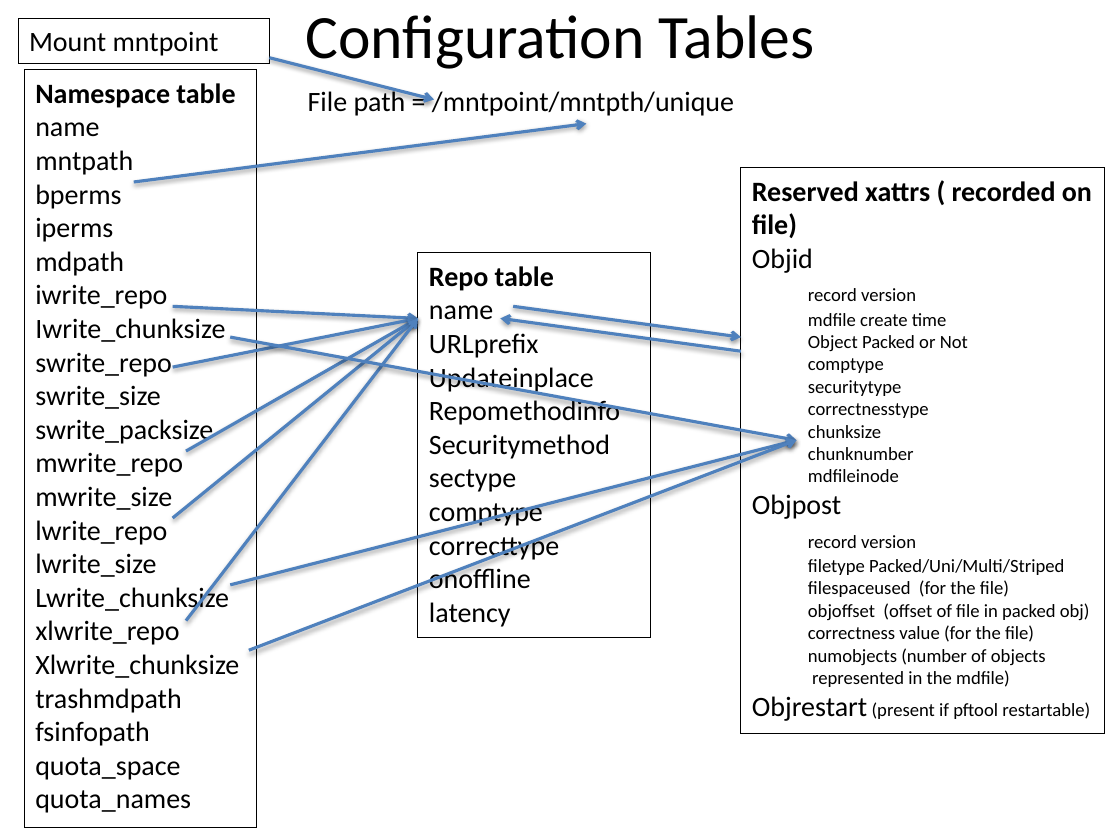
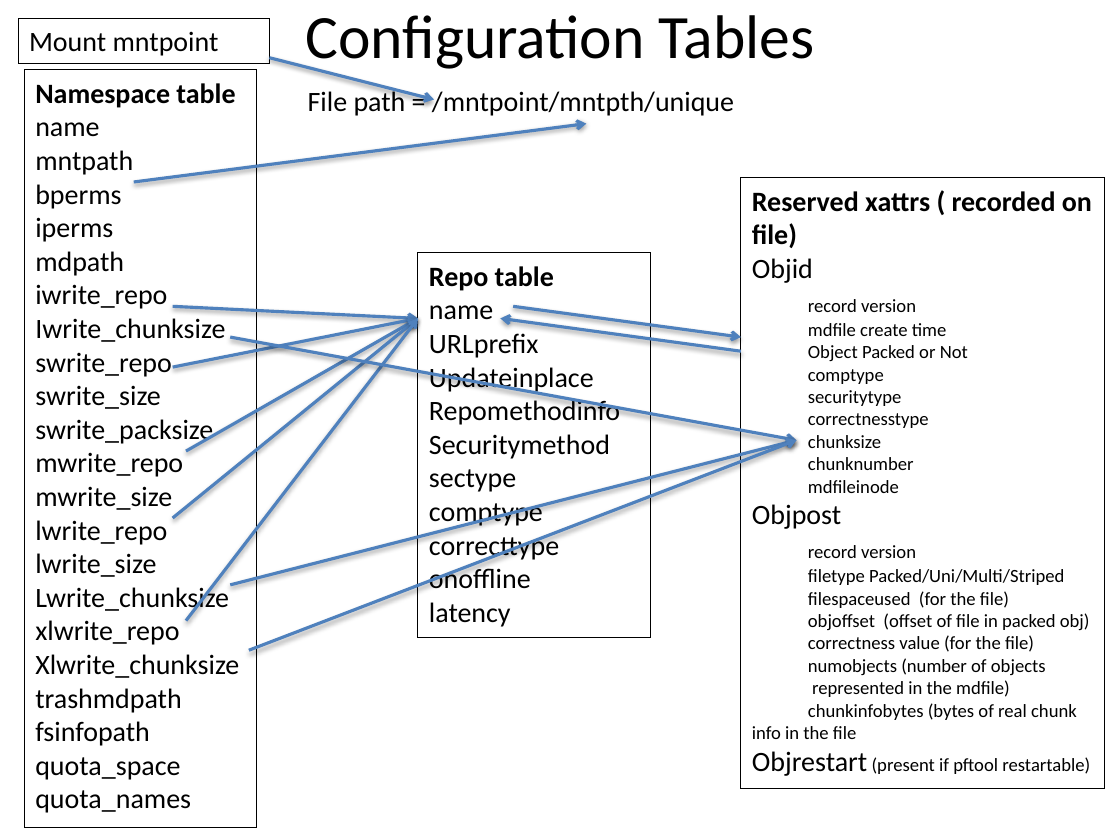
Before and after one commit to mar-file-system/marfs, a slide deck: slide 7 of Documentation/MarFS.pptx. Drawn at 1120x840 pixels with LibreOffice and Linux fonts; fonts in the diff are those of the drawing. Boxes give left, top, right and bottom in pixels: in the first picture for what was removed or moved away, otherwise in the second. Text is boxed around its words. In the diff, an @@ line names an element or a change of style, - is before the commit and + after.

```diff
--- a/Documentation/MarFS.pptx
+++ b/Documentation/MarFS.pptx
@@ rectangle "Reserved xattrs ( recorded on ...": place and size @@
-rectangle "Reserved xattrs ( recorded on ..." at <box>741,168,1105,734</box>
+rectangle "Reserved xattrs ( recorded on ..." at <box>741,178,1105,788</box>
@@ text in rectangle at <box>752,703,1077,739</box>: paragraph added @@
+chunkinfobytes (bytes of real chunk info in the file
```
Also in this commit, not shown: 4 other files.
